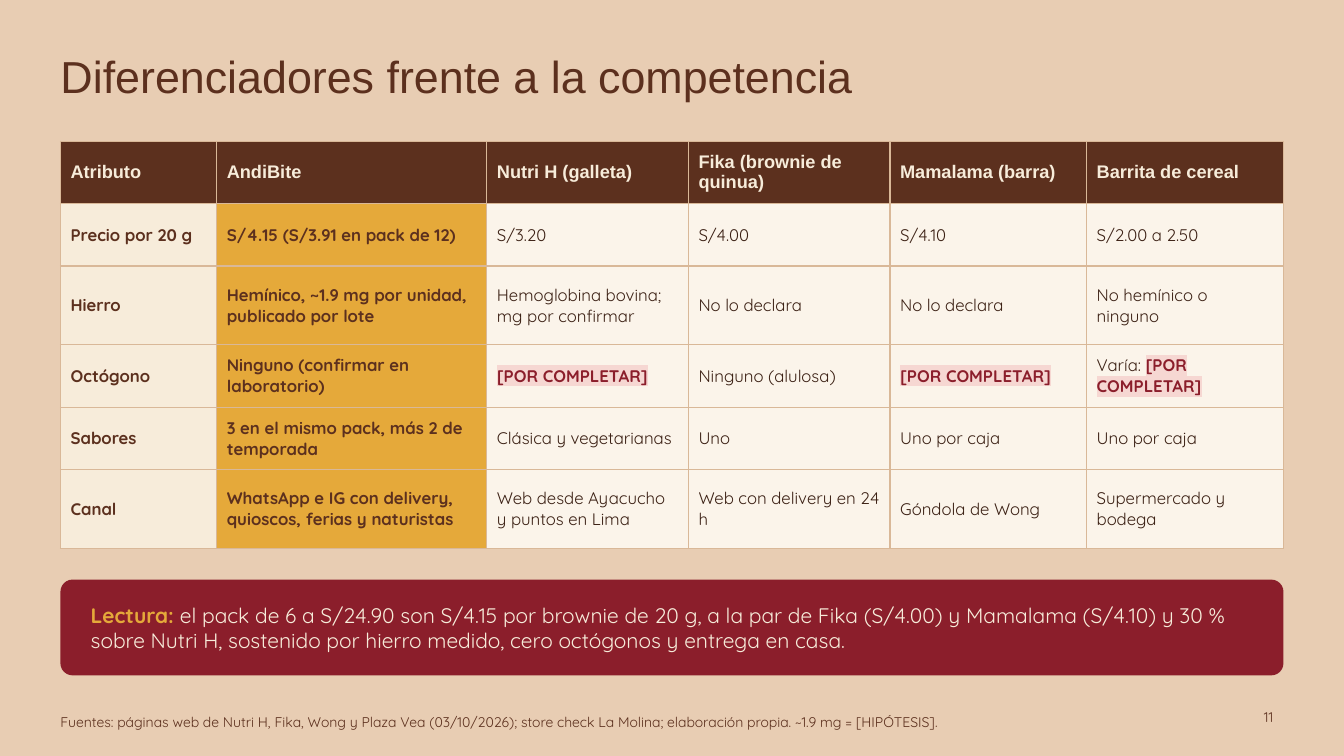
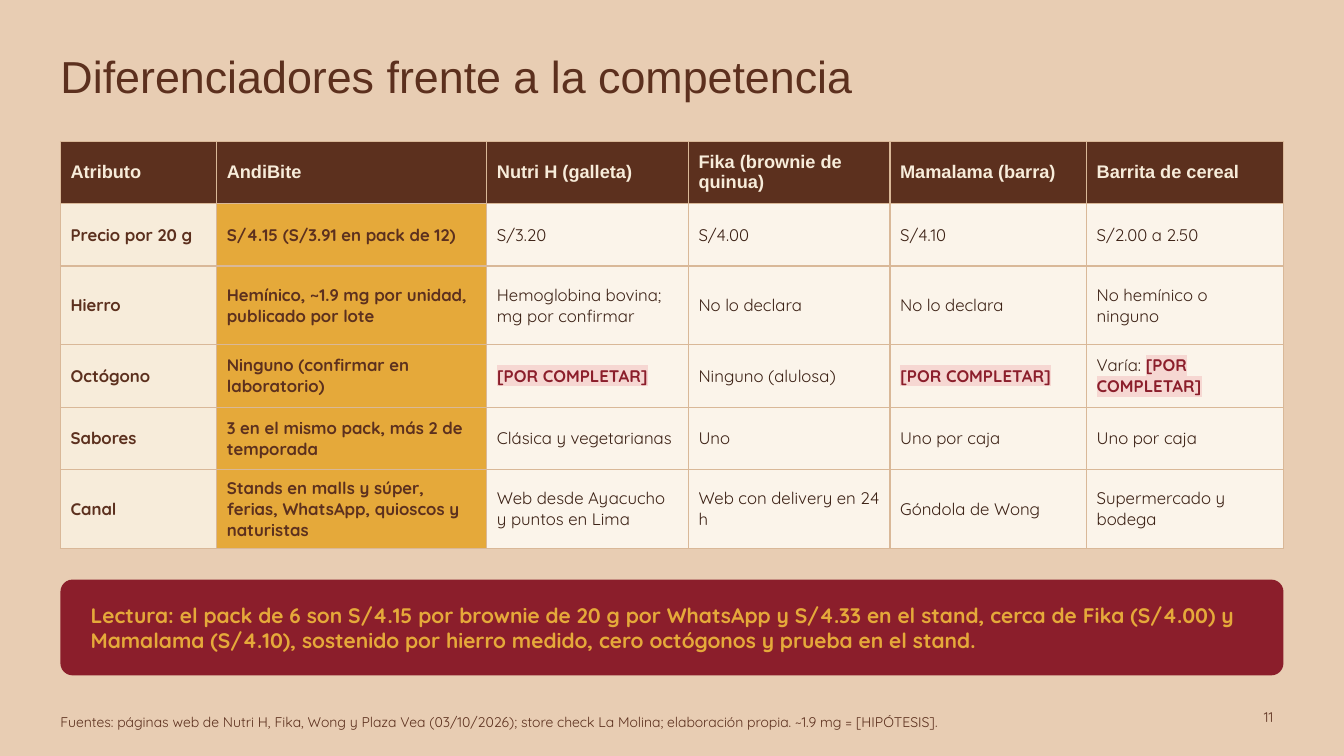
Before and after one commit to Darknow-web/Desarrollo-y-lanzamiento-de-producto-y-marca, a slide deck: slide 11 of 04-reformulacion/T1-presentacion-AndiBite-2-0.pptx. Drawn at 1344x756 pixels with LibreOffice and Linux fonts; fonts in the diff are those of the drawing. Boxes give left, top, right and bottom in pixels: in the first picture for what was removed or moved away, otherwise in the second. Text is boxed around its words. In the diff, an @@ line names an element or a change of style, - is before the commit and + after.

```diff
--- a/04-reformulacion/T1-presentacion-AndiBite-2-0.pptx
+++ b/04-reformulacion/T1-presentacion-AndiBite-2-0.pptx
@@ table at (60,141,1284,540) @@
-row 6, column 2: WhatsApp e IG con delivery, quioscos, ferias y naturistas
+row 6, column 2: Stands en malls y súper, ferias, WhatsApp, quioscos y naturistas
@@ text at (91,606,1233,652): text changed; text colour #F7ECDA to #E5A93A; bold on @@
-Lectura: el pack de 6 a S/24.90 son S/4.15 por brownie de 20 g, a la par de Fika (S/4.00) y Mamalama (S/4.10) y 30 % sobre Nutri H, sostenido por hierro medido, cero octógonos y entrega en casa.
+Lectura: el pack de 6 son S/4.15 por brownie de 20 g por WhatsApp y S/4.33 en el stand, cerca de Fika (S/4.00) y Mamalama (S/4.10), sostenido por hierro medido, cero octógonos y prueba en el stand.
```
Also in this commit, not shown: 13 other slides changed, 1 other file.
